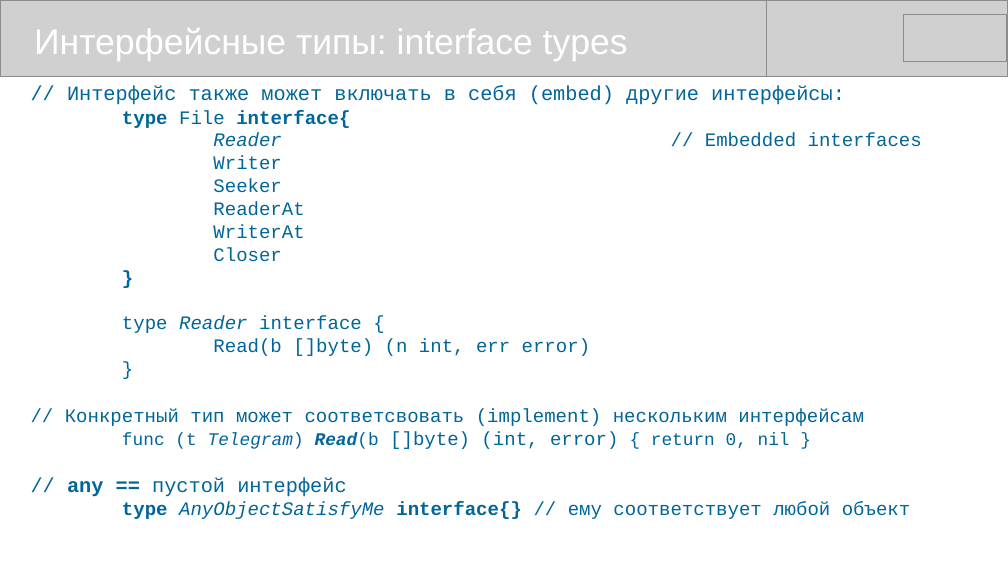
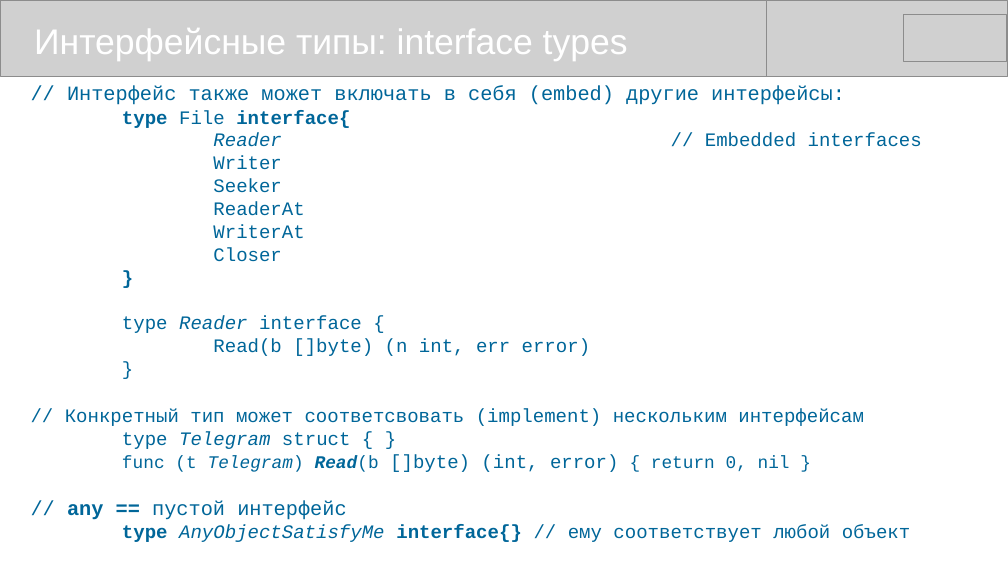
Before and after one commit to mike-shock/Go_language, a slide deck: slide 32 of Go_Review.odp. Drawn at 1008x567 pixels with LibreOffice and Linux fonts; fonts in the diff are those of the drawing; grey boxes stand for pictures. Boxes give left, top, right and bottom in pixels: in the first picture for what was removed or moved away, otherwise in the second. Text is boxed around its words. In the diff, an @@ line names an element or a change of style, - is before the commit and + after.

```diff
--- a/Go_Review.odp
+++ b/Go_Review.odp
@@ text at <box>122,432,351,449</box>: paragraph added @@
+type Telegram struct { }
```
Also in this commit, not shown: 4 other slides changed, 1 other file.
